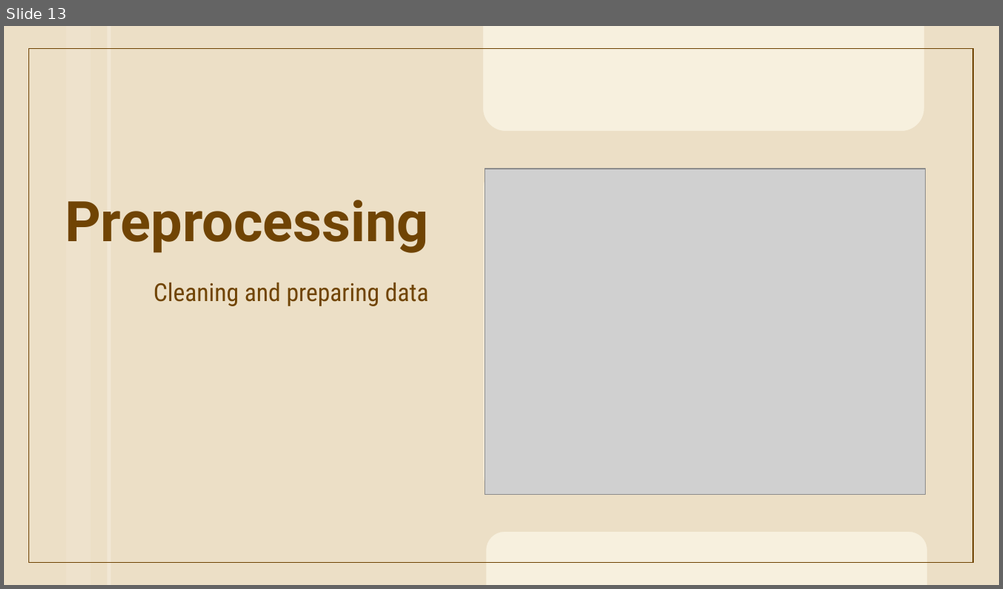
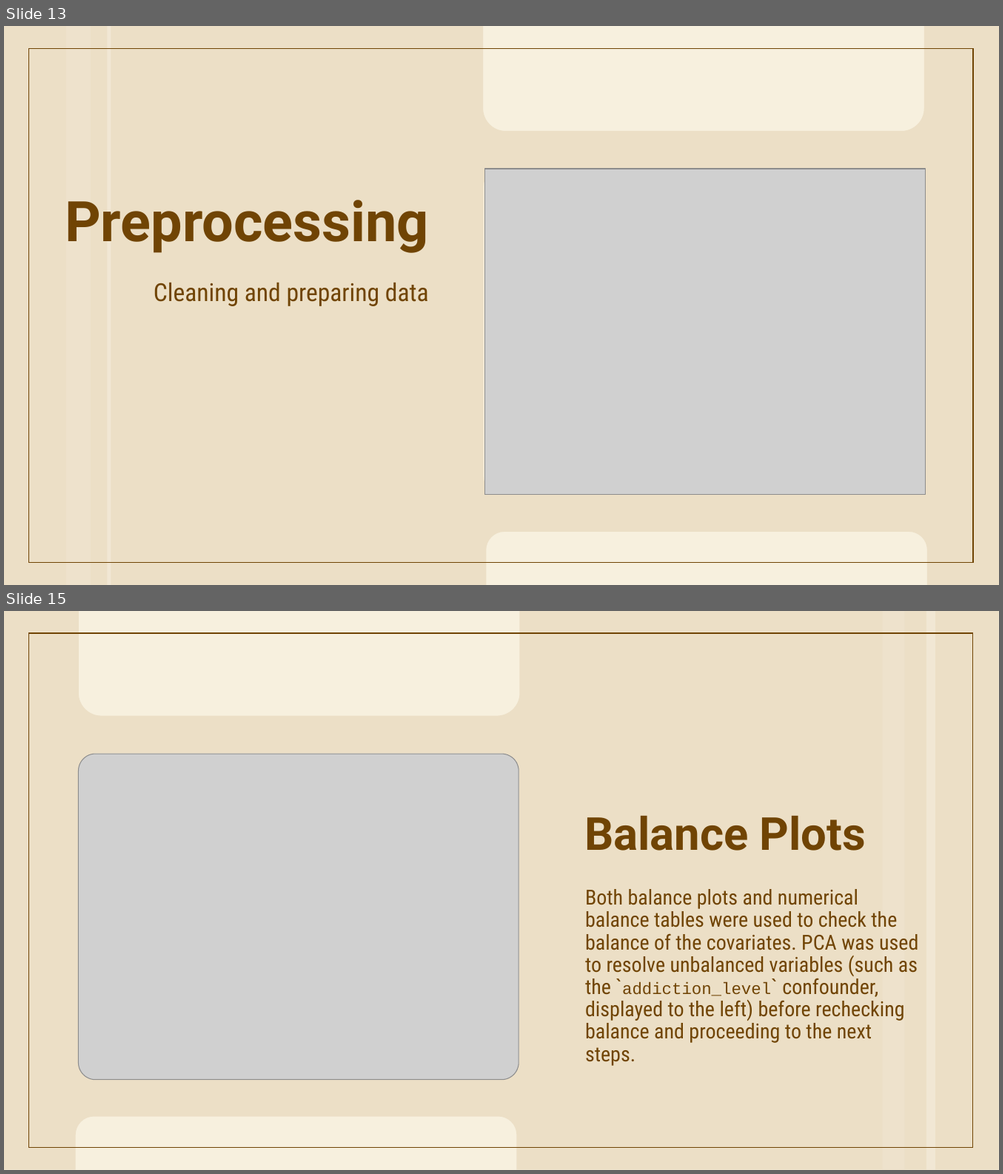
Before and after one commit to FaatimahMajothi98/Causal-Inference-Analysis, a slide deck: Causal Inference.pptx. Shown one above the other, each under a label of ours: slide 13 before the commit, slides 13 and 15 after it; the slides between them are not shown. The pictures are 1003x589 and 1003x1174 pixels, drawn with LibreOffice and Linux fonts; fonts in the diff are those of the drawing; grey boxes stand for pictures. Boxes give left, top, right and bottom in pixels: in the first picture for what was removed or moved away, otherwise in the second. Text is boxed around its words. In the diff, an @@ line names an element or a change of style, - is before the commit and + after.

```diff
--- a/Causal Inference.pptx
+++ b/Causal Inference.pptx
@@ slide 15 added at [4,611,999,1170], background #F7F0DE; not listed: 1 template element that a slide beside it also shows @@
@@ freeform shape added at [4,611,999,1170], fill #ECDFC6 @@
@@ rectangle added at [882,611,905,1170], fill #EEE2CC @@
@@ rectangle added at [926,611,935,1170], fill #F1E7D4 @@
@@ picture added at [79,755,519,1080] @@
@@ title added at [584,816,865,851], 44 pt, text #704404, bold @@
+Balance Plots
@@ text added at [585,889,918,1066], 20 pt, text #704404 @@
+Both balance plots and numerical balance tables were used to check the balance of the covariates. PCA was used to resolve unbalanced variables (such as the `addiction_level` confounder, displayed to the left) before rechecking balance and proceeding to the next steps.
```
Also in this commit, not shown: 2 slides changed, 4 other slides added, 8 slides removed, 2 other files.
